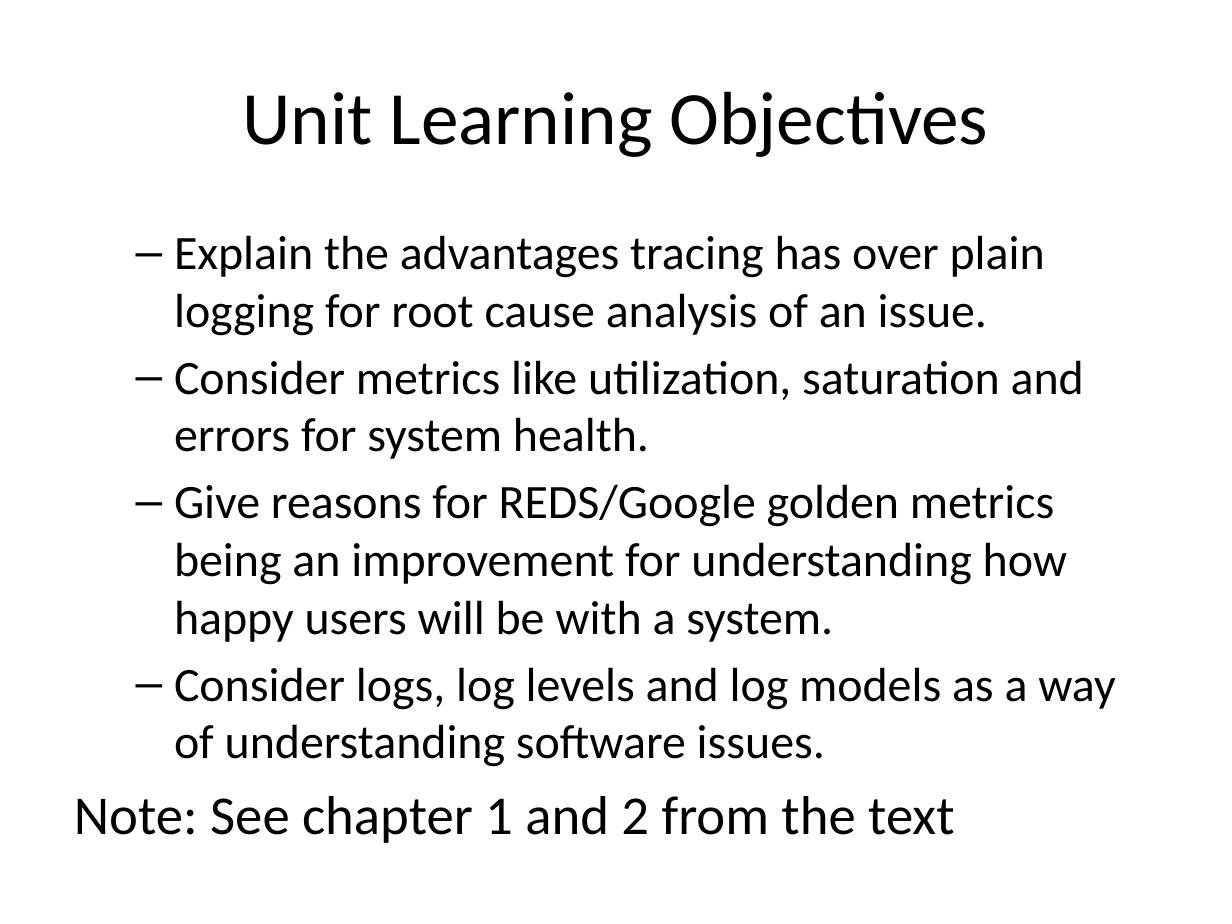
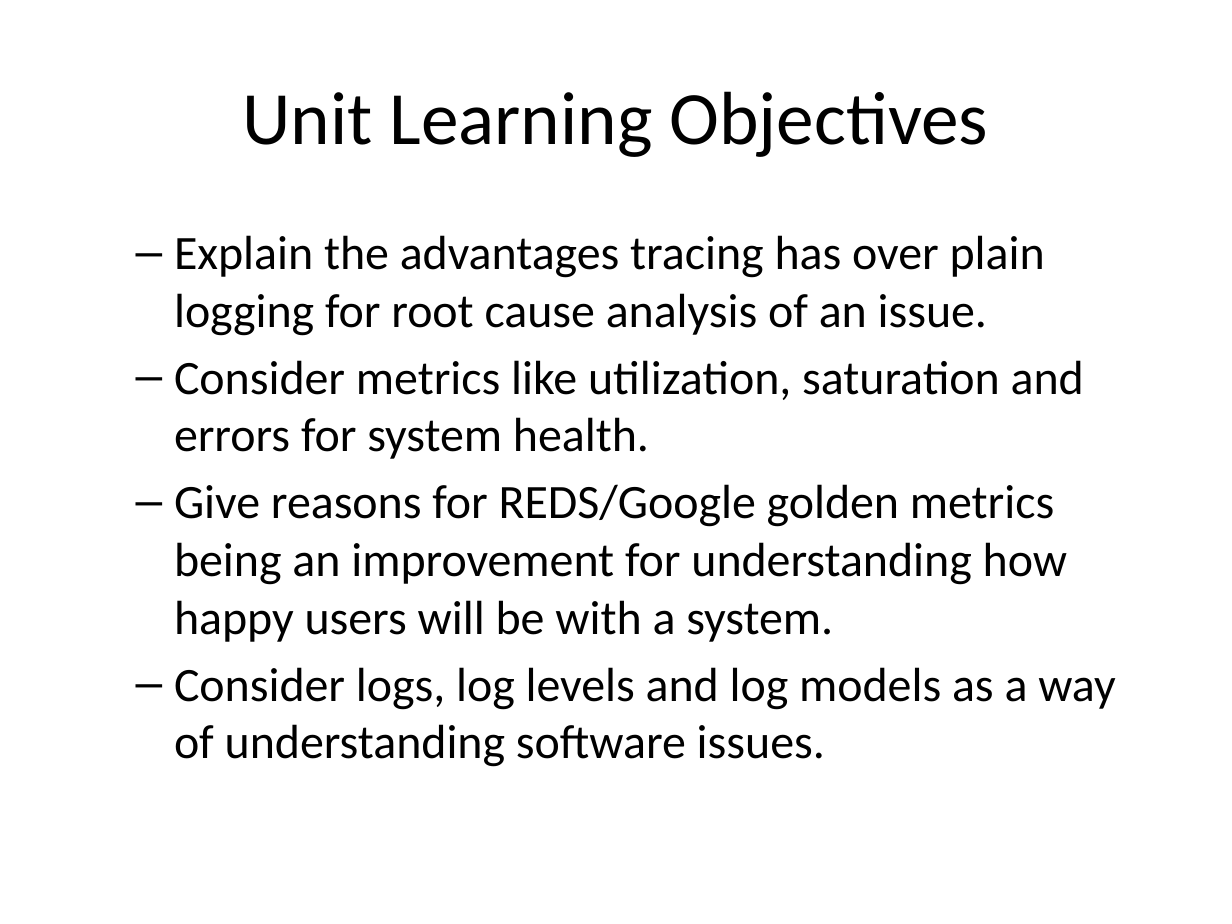
Before and after one commit to rhildred/INFO8985, a slide deck: slide 4 of observability/slides.pptx (slide 3 before the commit). Drawn at 1232x924 pixels with LibreOffice and Linux fonts; fonts in the diff are those of the drawing. Boxes give left, top, right and bottom in pixels: in the first picture for what was removed or moved away, otherwise in the second. Text is boxed around its words. In the diff, an @@ line names an element or a change of style, - is before the commit and + after.

```diff
--- a/observability/slides.pptx
+++ b/observability/slides.pptx
@@ text at (74,796,954,843): paragraph removed @@
-Note: See chapter 1 and 2 from the text
```
Also in this commit, not shown: 3 other slides changed, 1 slide added, 2 slides removed, 15 other files.
